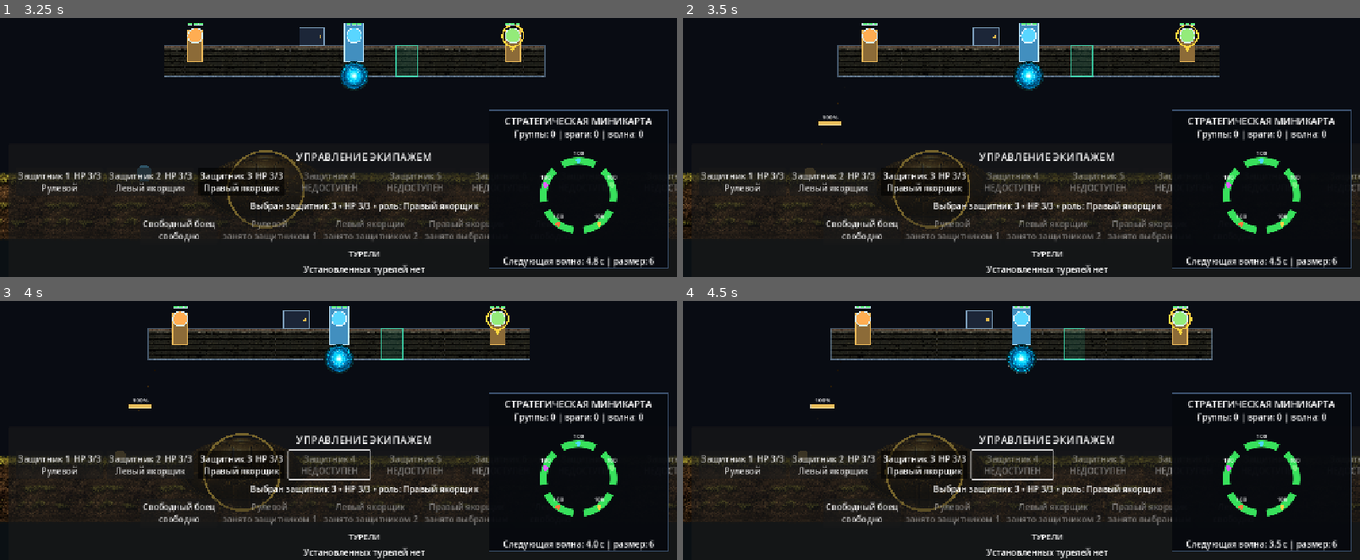
Above: before the commit, frames 1-4 (two rows, left to right).
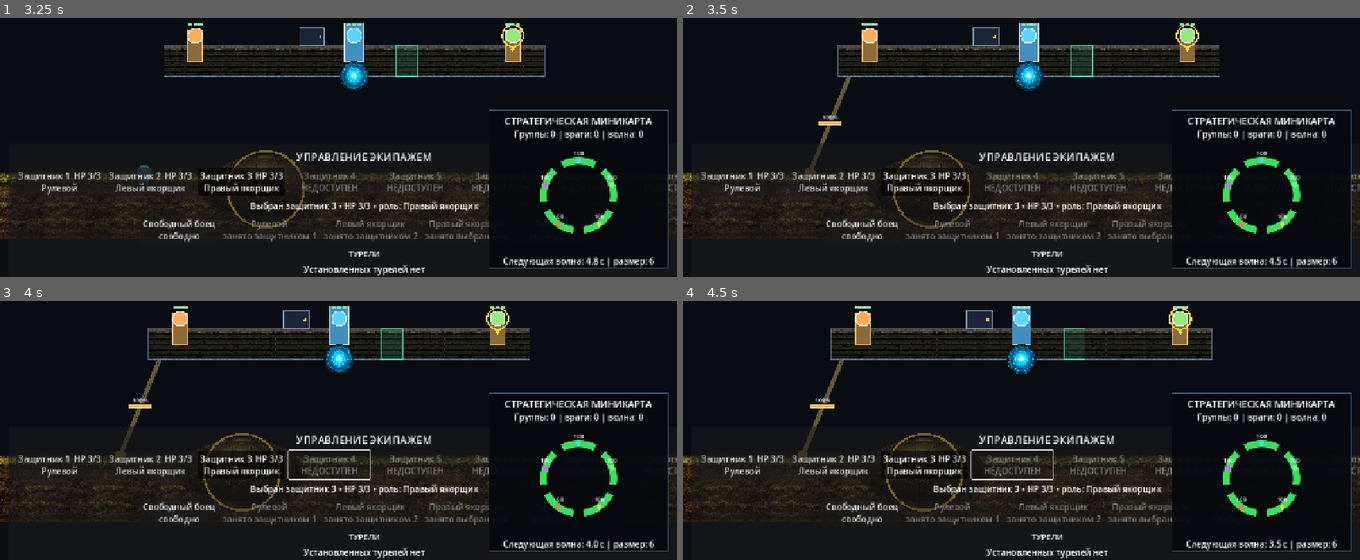
Above: after the commit, the same moments.

Repository: bageus/GloryProtect
Game: Godot game, scene res://scenes/game/game_root_with_flyers.tscn
Two runs of this game, one before a commit and one after it. Both use one fixed random seed, a clock stepped at 60 frames per second and the inputs below.
Inputs (mouse positions are in pixels of both pictures, inside the frame that each line leads up to):
- Up to frame 1 (3.25 s): click "Защитник 1 HP 3/3 Рулевой" at 0.5 s; click "Защитник 2 HP 3/3 Левый якорщ…" at 1.25 s; tap Enter (ui_accept) at 2, 2.27 s; move the mouse to (487, 67) at 2.02 s; hold Right (ui_right) 2.03-2.75 s; tap 1 at 2.1 s; click (487, 67) at 2.17 s; drag from (203, 106) to (304, 163) at 2.77 s
- Up to frame 2 (3.5 s): no input
- Up to frame 3 (4 s): move the mouse to (outside the picture) at 3.52 s; hold Right (ui_right) from 3.53 s (still down); tap 3 at 3.6 s
- Up to frame 4 (4.5 s): release Right (ui_right) at 4.25 s; drag from (987, 446) to (818, 311) at 4.27 s

Frame 1 is identical in both runs. In frame 2, 0.2% of the frame differs, in the area x 18-25%, y 22-58%; in frame 3, 0.2%; in frame 4, 0.2%, in the area x 17-24%, y 22-58%.

Commit message:
Make chain links larger and more visible in game

Diff:
--- a/scripts/anchors/anchor_visual_controller.gd
+++ b/scripts/anchors/anchor_visual_controller.gd
@@ -4,8 +4,10 @@
 const CHAIN_TEXTURE: Texture2D = preload(
 	"res://visual/tiles/tile_chain.png"
 )
-const CHAIN_LINK_SIZE: Vector2 = Vector2(30.0, 30.0)
-const CHAIN_LINK_SPACING: float = 18.0
+const CHAIN_LINK_SIZE: Vector2 = Vector2(46.0, 46.0)
+const CHAIN_LINK_SPACING: float = 23.0
+const CHAIN_BACKING_WIDTH: float = 7.0
+const CHAIN_BRIGHTEN_AMOUNT: float = 0.18
 
 var _store: AnchorRuntimeStore
 var _geometry: AnchorGeometry
@@ -130,6 +132,19 @@
 	var step: float = length / float(link_count)
 	var rotation: float = direction.angle() - PI * 0.5
 	var link_rect := Rect2(-CHAIN_LINK_SIZE * 0.5, CHAIN_LINK_SIZE)
+	var visible_tint: Color = tint.lightened(CHAIN_BRIGHTEN_AMOUNT)
+	visible_tint.a = 1.0
+	var backing_color: Color = visible_tint
+	backing_color.a = 0.4
+
+	# A bright backing prevents the texture from disappearing against dark ground.
+	draw_line(
+		start_point,
+		end_point,
+		backing_color,
+		CHAIN_BACKING_WIDTH,
+		true
+	)
 
 	for index: int in range(link_count):
 		var link_position := (
@@ -137,7 +152,7 @@
 			+ direction * (step * (float(index) + 0.5))
 		)
 		draw_set_transform(link_position, rotation, Vector2.ONE)
-		draw_texture_rect(CHAIN_TEXTURE, link_rect, false, tint)
+		draw_texture_rect(CHAIN_TEXTURE, link_rect, false, visible_tint)
 
 	draw_set_transform(Vector2.ZERO, 0.0, Vector2.ONE)
 
